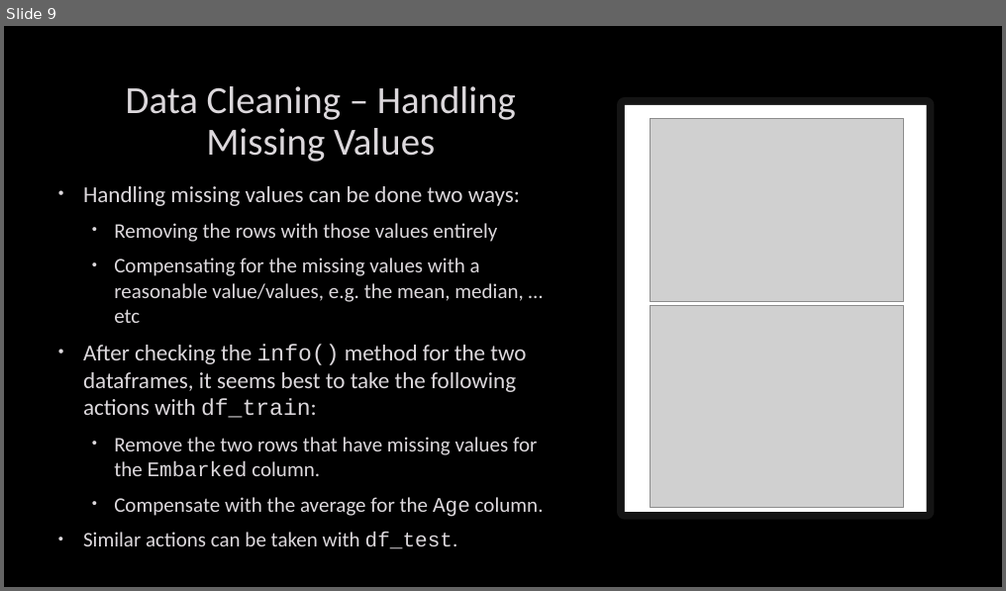
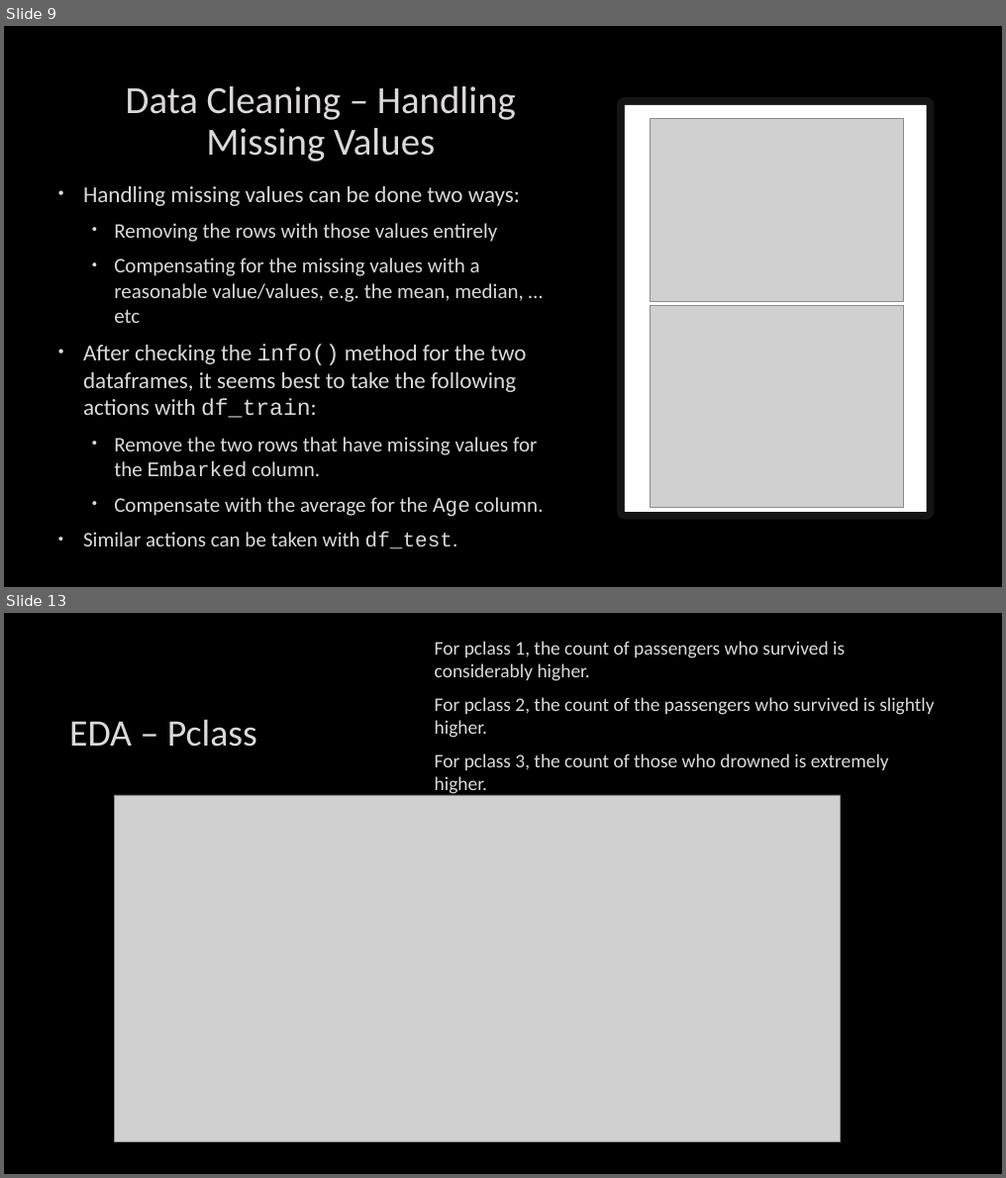
Before and after one commit to Moaaz-Mahmoud/Third-Year-Electrical-Testing-3A, a slide deck: class-3-data_analysis/titanic/presentation.pptx. Shown one above the other, each under a label of ours: slide 9 before the commit, slides 9 and 13 after it; the slides between them are not shown. The pictures are 1006x591 and 1006x1178 pixels, drawn with LibreOffice and Linux fonts; fonts in the diff are those of the drawing; grey boxes stand for pictures; background and template pictures are left out. Boxes give left, top, right and bottom in pixels: in the first picture for what was removed or moved away, otherwise in the second. Text is boxed around its words. In the diff, an @@ line names an element or a change of style, - is before the commit and + after.

```diff
--- a/class-3-data_analysis/titanic/presentation.pptx
+++ b/class-3-data_analysis/titanic/presentation.pptx
@@ slide 13 added at (4,613,1002,1174), background picture (left out) @@
@@ text added at (435,641,934,796), 18.5 pt, text #DCD8DC @@
+For pclass 1, the count of passengers who survived is considerably higher.
+For pclass 2, the count of the passengers who survived is slightly higher.
+For pclass 3, the count of those who drowned is extremely higher.
@@ title added at (69,719,257,747), 36 pt, text #DCD8DC @@
+EDA – Pclass
@@ picture added at (114,795,841,1142) @@
```
Also in this commit, not shown: 2 slides changed, 8 other slides added, 1 other file.
